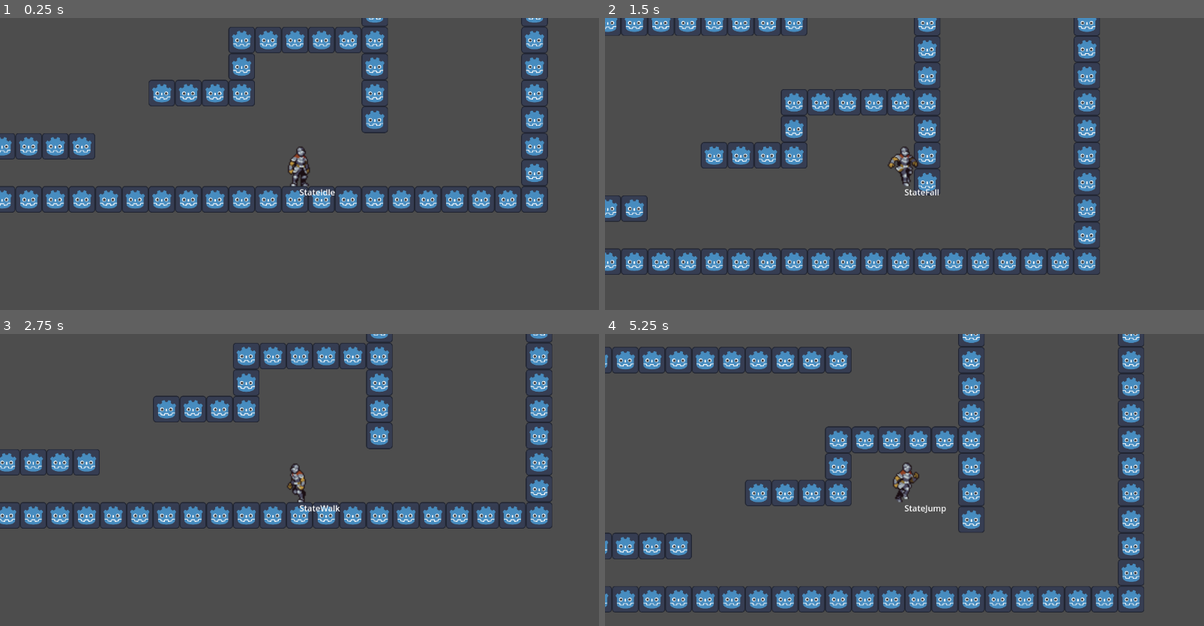
Above: before the commit, frames 1-4 (two rows, left to right).
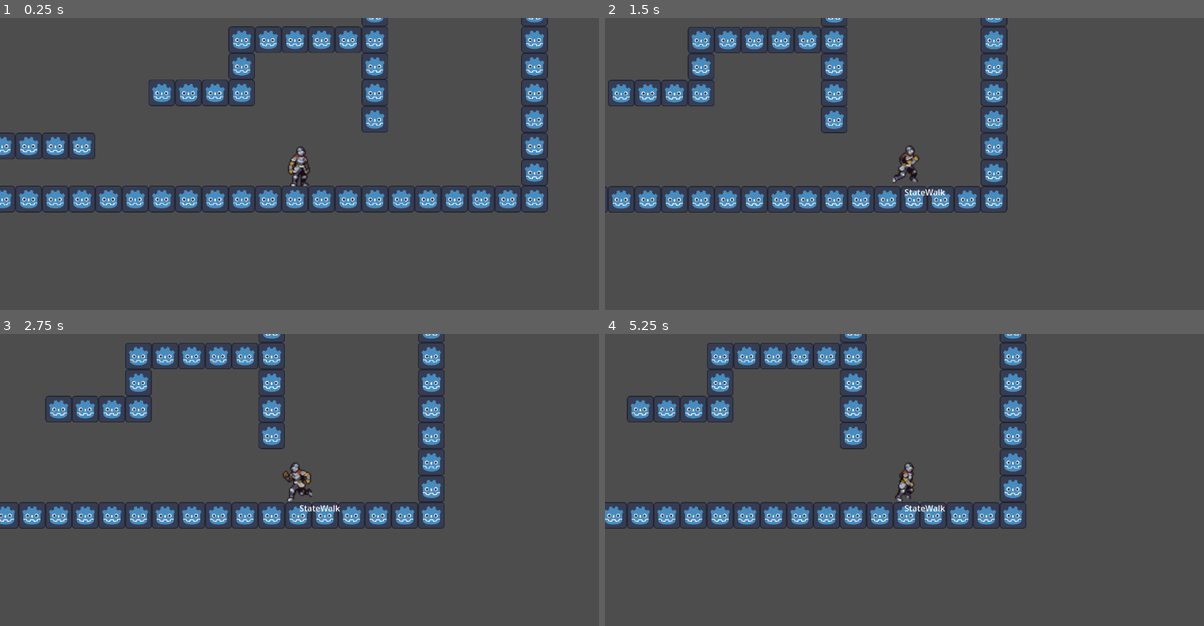
Above: after the commit, the same moments.

Repository: Nabiz/WorkshopFSM
Game: Godot game, scene res://Level/Main.tscn
The game is run twice, just before and just after one commit, with the same random seed, the same clock (stepped at 60 frames per second) and the same inputs.
Inputs:
- Up to frame 1 (0.25 s): no input
- Up to frame 2 (1.5 s): tap Enter at 0.5 s; hold Space (ui_select) 0.53-1.28 s; hold Right (ui_right) from 0.53 s (still down); tap Space (ui_select) at 1.35 s
- Up to frame 3 (2.75 s): tap Space (ui_select) at 1.52, 1.82 s; release Right (ui_right) at 2.03 s; hold Left (ui_left) from 2.03 s (still down); hold Space (ui_select) from 2.03 s (still down)
- Up to frame 4 (5.25 s): release Left (ui_left) at 2.78 s; release Space (ui_select) at 2.78 s; hold Right (ui_right) 2.78-4.28 s; tap Space (ui_select) at 2.85, 3.02, 3.32, 4.35, 4.52, 4.82 s; hold Space (ui_select) 3.53-4.28 s; hold Left (ui_left) 4.28-5.03 s; hold Right (ui_right) from 5.03 s (still down); hold Space (ui_select) from 5.03 s (still down)

The runs differ from the first frame. In frame 1, 1.9% of the frame differs, in the area x 0-92%, y 0-67%; in frame 2, 19%; in frame 3, 12%; in frame 4, 20%, in the area x 0-90%, y 0-96%.

Commit message:
only state idle and walk

Diff:
--- a/Player/FSM/StateFall.gd
+++ /dev/null
@@ -1,36 +0,0 @@
-extends State
-class_name StateFall
-
-const GRAVITY: float = 980.0
-const WALK_SPEED: float = 300.0
-
-static var instance: State
-
-func _enter_tree() -> void:
-	instance = self
-
-func handle_input(_event: InputEvent) -> void:
-	pass
-
-func enter() -> void:
-	player.animation.play("Fall")
-
-func exit() -> void:
-	pass
-
-func process(_delta: float) -> void:
-	if player.is_on_floor():
-		emit_signal("change_state", StateIdle.instance)
-
-func physics_process(delta: float) -> void:
-	player.velocity.y += GRAVITY * delta
-	var direction := Input.get_axis("ui_left", "ui_right")
-	if direction:
-		player.velocity.x = direction * WALK_SPEED
-		if direction < 0:
-			player.flip_horizontally(true)
-		elif direction > 0:
-			player.flip_horizontally(false)
-	else:
-		player.velocity.x = move_toward(player.velocity.x, 0, WALK_SPEED)
-	player.move_and_slide()
--- a/Player/FSM/StateIdle.gd
+++ b/Player/FSM/StateIdle.gd
@@ -6,9 +6,8 @@
 func _enter_tree() -> void:
 	instance = self
 
-func handle_input(event: InputEvent) -> void:
-	if event.is_action_pressed("ui_select"):
-		emit_signal("change_state", StateJump.instance)
+func handle_input(_event: InputEvent) -> void:
+	pass
 
 func enter() -> void:
 	player.velocity = Vector2.ZERO
@@ -20,8 +19,6 @@
 func process(_delta: float) -> void:
 	if Input.get_axis("ui_left", "ui_right"):
 		emit_signal("change_state", StateWalk.instance)
-	elif !player.is_on_floor():
-		emit_signal("change_state", StateFall.instance)
 
 func physics_process(_delta: float) -> void:
 	pass
--- a/Player/FSM/StateJump.gd
+++ /dev/null
@@ -1,38 +0,0 @@
-extends State
-class_name StateJump
-
-const JUMP_VELOCITY: float = -600.0
-const WALK_SPEED: float = 300.0
-const GRAVITY: float = 980.0
-
-static var instance: State
-
-func _enter_tree() -> void:
-	instance = self
-
-func handle_input(_event: InputEvent) -> void:
-	pass
-
-func enter() -> void:
-	player.velocity.y = JUMP_VELOCITY
-	player.animation.play("Jump")
-
-func exit() -> void:
-	pass
-
-func process(_delta: float) -> void:
-	if player.velocity.y >= 0:
-		emit_signal("change_state", StateFall.instance)
-
-func physics_process(delta: float) -> void:
-	player.velocity.y += GRAVITY * delta
-	var direction := Input.get_axis("ui_left", "ui_right")
-	if direction:
-		player.velocity.x = direction * WALK_SPEED
-		if direction < 0:
-			player.flip_horizontally(true)
-		elif direction > 0:
-			player.flip_horizontally(false)
-	else:
-		player.velocity.x = move_toward(player.velocity.x, 0, WALK_SPEED)
-	player.move_and_slide()
--- a/Player/FSM/StateWalk.gd
+++ b/Player/FSM/StateWalk.gd
@@ -8,9 +8,8 @@
 func _enter_tree() -> void:
 	instance = self
 
-func handle_input(event: InputEvent) -> void:
-	if event.is_action_pressed("ui_select"):
-		emit_signal("change_state", StateJump.instance)
+func handle_input(_event: InputEvent) -> void:
+	pass
 
 func enter() -> void:
 	player.animation.play("Walk")
@@ -19,8 +18,7 @@
 	pass
 
 func process(_delta: float) -> void:
-	if !player.is_on_floor():
-		emit_signal("change_state", StateFall.instance)
+	pass
 
 func physics_process(_delta: float) -> void:
 	var direction := Input.get_axis("ui_left", "ui_right")
--- a/Player/Player.tscn
+++ b/Player/Player.tscn
@@ -8,8 +8,6 @@
 [ext_resource type="Script" path="res://Player/FSM/PlayerStateMachine.gd" id="3_v2273"]
 [ext_resource type="Texture2D" uid="uid://cc7nw2ilb6qq" path="res://Assets/PlayerSpriteSheets/Jump.png" id="4_q8kvp"]
 [ext_resource type="Script" path="res://Player/FSM/StateWalk.gd" id="5_07yyk"]
-[ext_resource type="Script" path="res://Player/FSM/StateFall.gd" id="7_j30nu"]
-[ext_resource type="Script" path="res://Player/FSM/StateJump.gd" id="9_p1p6l"]
 
 [sub_resource type="RectangleShape2D" id="RectangleShape2D_tgbk3"]
 size = Vector2(36, 72)
@@ -242,7 +240,7 @@
 [node name="PlayerStateMachine" type="Node" parent="." node_paths=PackedStringArray("player", "current_state")]
 script = ExtResource("3_v2273")
 player = NodePath("..")
-current_state = NodePath("StateFall")
+current_state = NodePath("StateIdle")
 
 [node name="StateIdle" type="Node" parent="PlayerStateMachine"]
 script = ExtResource("3_u8b7i")
@@ -250,13 +248,5 @@
 [node name="StateWalk" type="Node" parent="PlayerStateMachine"]
 script = ExtResource("5_07yyk")
 
-[node name="StateFall" type="Node" parent="PlayerStateMachine"]
-script = ExtResource("7_j30nu")
-
-[node name="StateJump" type="Node" parent="PlayerStateMachine"]
-script = ExtResource("9_p1p6l")
-
 [connection signal="change_state" from="PlayerStateMachine/StateIdle" to="PlayerStateMachine" method="on_change_state"]
 [connection signal="change_state" from="PlayerStateMachine/StateWalk" to="PlayerStateMachine" method="on_change_state"]
-[connection signal="change_state" from="PlayerStateMachine/StateFall" to="PlayerStateMachine" method="on_change_state"]
-[connection signal="change_state" from="PlayerStateMachine/StateJump" to="PlayerStateMachine" method="on_change_state"]
Not shown: 1 places in Player/Player.tscn that only renumber resources
